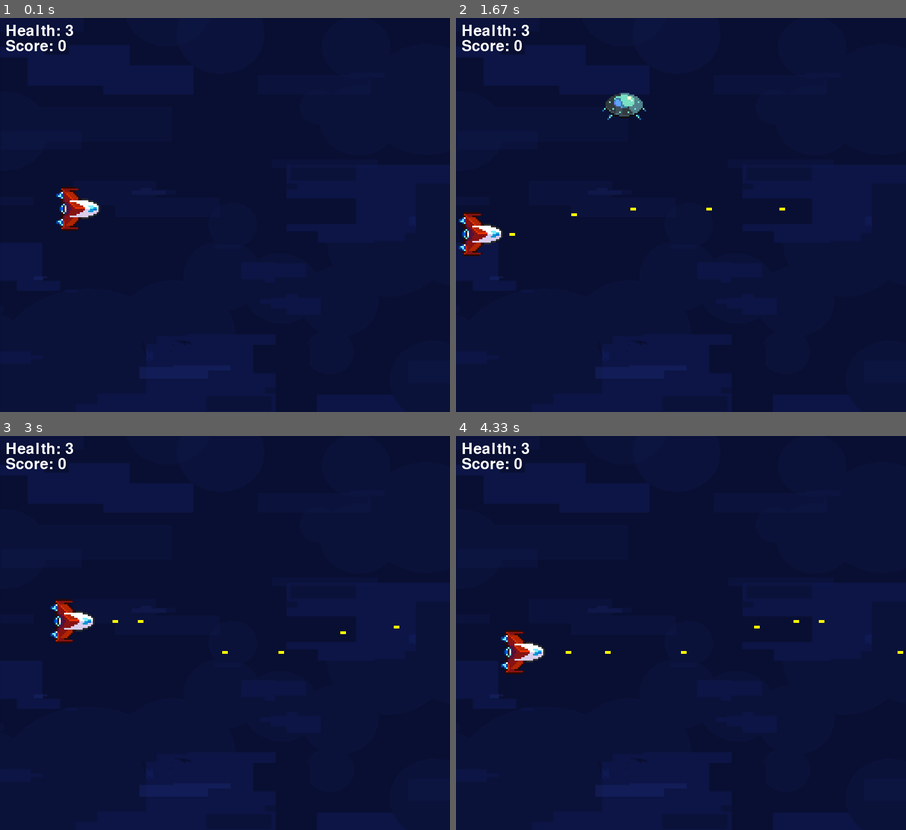
Above: before the commit, frames 1-4 (two rows, left to right).
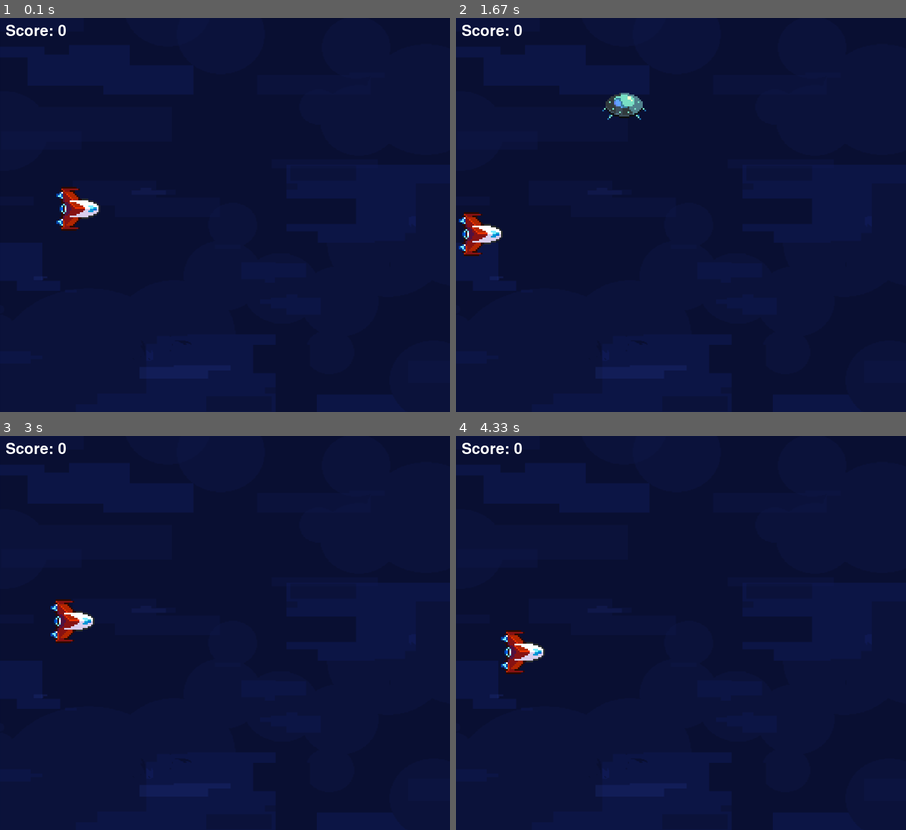
Above: after the commit, the same moments.

Repository: sillymax/pygame-tutorial
Game: pygame game, started from main.py
Two runs of this game, one before a commit and one after it. Both use one fixed random seed, a clock stepped at 60 frames per second and the inputs below.
Inputs:
- Up to frame 1 (0.1 s): no input
- Up to frame 2 (1.67 s): tap Space at 0.33, 0.73, 1.03, 1.3, 1.63 s; hold A 0.67-1.2 s; hold S 1.23-1.53 s; hold A from 1.57 s (still down)
- Up to frame 3 (3 s): tap Space at 1.93, 2.07, 2.47, 2.77 s; release A at 1.97 s; hold W 2-2.37 s; hold D from 2.4 s (still down)
- Up to frame 4 (4.33 s): release D at 3.03 s; hold S 3.07-3.43 s; tap Space at 3.13, 3.53, 3.83, 4.03 s; hold A 3.47-3.93 s; hold D from 3.97 s (still down)

The runs differ from the first frame. In frame 1, 0.4% of the frame differs, in the area x 1-17%, y 1-9%; in frame 2, 0.5%; in frame 3, 0.5%; in frame 4, 0.5%, in the area x 1-100%, y 1-56%.

Commit message:
Fixed pc

Diff:
--- a/main.py
+++ b/main.py
@@ -6,7 +6,7 @@
 
 # Player's health, score
 # __BONUS__
-health = 3
+# health = 3
 score = 0
 
 # Screen dimensions
@@ -17,7 +17,9 @@
 
 # Colors
 WHITE = (255, 255, 255)
+BLACK = (0, 0, 0)
 YELLOW = (255, 255, 0)
+RED = (255, 0, 0)
 
 # Game constants
 FPS = 30  # frame rate
@@ -46,8 +48,8 @@
 
 # Bullets and enemies
 # __BONUS__
-last_bullet_time = 0
-yellow_bullets = []
+# last_bullet_time = 0
+# yellow_bullets = []
 enemies_list = []
 
 
@@ -63,8 +65,8 @@
 	# __BONUS__
 	# draw every bullet in the yellow_bullets list using
 	# pygame.draw.rect to draw a rectangle
-	for bullet in yellow_bullets:
-		pygame.draw.rect(WIN, YELLOW, bullet)
+	# for bullet in yellow_bullets:
+	# 	pygame.draw.rect(WIN, YELLOW, bullet)
 
 	# draw every enemy in the enemies list
 	for enemy in enemies_list:
@@ -74,8 +76,8 @@
 	# show the health and score on the screen.
 	# we use blit which stands for "block transfer", which is a
 	# function that draws one surface onto another.
-	health_text = FONT.render("Health: " + str(health), 1, WHITE)
-	WIN.blit(health_text, (10, 10))
+	# health_text = FONT.render("Health: " + str(health), 1, WHITE)
+	# WIN.blit(health_text, (10, 10))
 
 	# score is placed below health, with a gap of 10.
 	# we do this by getting the health text's height and adding
@@ -83,37 +85,36 @@
 	score_text = FONT.render("Score: " + str(score), 1, WHITE)
 	# put score below health, do this by adding the height of the
 	# health text to the score text's height (from above)
-	# WIN.blit(score_text, (10, 10))
-	# __BONUS__
-	WIN.blit(score_text, (10, health_text.get_height() + 10))
+	WIN.blit(score_text, (10, 10))
+	# __BONUS__
+	# WIN.blit(score_text, (10, health_text.get_height() + 10))
 
 	# updates the displaed screen
 	pygame.display.update()
 
-
 # __BONUS__
 # shoot bullets by adding bullets to yellow_bullets list
 # red shoot can be defined the same way but with diff buttons
-def player_shoot():
-	global last_bullet_time
-
-	# get pressed keys
-	keys_pressed = pygame.key.get_pressed()
-	if keys_pressed[pygame.K_SPACE]:  # shoot if space is pressed
-		current_time = pygame.time.get_ticks()
-		# get_ticks returns the number of milliseconds since pygame.init()
-		# check if the bullet cooldown is passed
-		# current_time - last_bullet_time = "time passed since last shot"
-		# check if the time passed is greater than the bullet cooldown (in milliseconds)
-		if current_time - last_bullet_time > BULLET_COOLDOWN:
-			# spawn the bullet at the right of the yellow spaceship
-			# and update the last_bullet_time to the current time
-			# we get the corrdinate by:
-			#     right of yellow spaceship = yellow.x + yellow.width
-			#     middle height of yellow spaceship = yellow.y + yellow.height // 2
-			bullet = pygame.Rect(player.x + player.width, player.y + player.height // 2 - 2, 10, 5)
-			yellow_bullets.append(bullet)
-			last_bullet_time = current_time
+# def player_shoot():
+# 	global last_bullet_time
+
+# 	# get pressed keys
+# 	keys_pressed = pygame.key.get_pressed()
+# 	if keys_pressed[pygame.K_SPACE]:  # shoot if space is pressed
+# 		current_time = pygame.time.get_ticks()
+# 		# get_ticks returns the number of milliseconds since pygame.init()
+# 		# check if the bullet cooldown is passed
+# 		# current_time - last_bullet_time = "time passed since last shot"
+# 		# check if the time passed is greater than the bullet cooldown (in milliseconds)
+# 		if current_time - last_bullet_time > BULLET_COOLDOWN:
+# 			# spawn the bullet at the right of the yellow spaceship
+# 			# and update the last_bullet_time to the current time
+# 			# we get the corrdinate by:
+# 			#     right of yellow spaceship = yellow.x + yellow.width
+# 			#     middle height of yellow spaceship = yellow.y + yellow.height // 2
+# 			bullet = pygame.Rect(player.x + player.width, player.y + player.height // 2 - 2, 10, 5)
+# 			yellow_bullets.append(bullet)
+# 			last_bullet_time = current_time
 
 
 # randomly spawn red enemies (can change to another player)
@@ -169,13 +170,13 @@
 	global yellow_bullets, enemies_list
 
 	# __BONUS__
-	for bullet in yellow_bullets:  # go through all bullets
-		bullet.x += BULLET_VEL  # move them to the right
-
-		# remove the bullet if it goes out of bounds
-		# we do this by comparing the bullet's x position to the right wall (WIDTH)
-		if bullet.x > WIDTH:
-			yellow_bullets.remove(bullet)
+	# for bullet in yellow_bullets:  # go through all bullets
+	# 	bullet.x += BULLET_VEL  # move them to the right
+
+	# 	# remove the bullet if it goes out of bounds
+	# 	# we do this by comparing the bullet's x position to the right wall (WIDTH)
+	# 	if bullet.x > WIDTH:
+	# 		yellow_bullets.remove(bullet)
 
 	for enemy in enemies_list:  # go through all enemies
 		enemy.x -= ENEMY_VEL  # move them to the left
@@ -187,8 +188,6 @@
 
 # collision detection, including removal of enemies and detecting bullet hit
 def check_collisions():
-	# __BONUS__
-	global health, yellow_bullets, enemies_list, score
 	global enemies_list
 
 	# go through all enemies and bullets
@@ -197,48 +196,48 @@
 	for enemy in enemies_list:
 		if player.colliderect(enemy):  # if player collides with the enemy
 			# __BONUS__
-			health -= 1
-			enemies_list.remove(enemy)
+			# health -= 1
+			# enemies_list.remove(enemy)
 			exit()
 
 	# __BONUS__
+	# global health, yellow_bullets, enemies_list, score
 	# if bullet hits the enemy, remove the enemy and bullet, and increase score
-	for bullet in yellow_bullets:
-		for enemy in enemies_list:
-			if bullet.colliderect(enemy):
-				yellow_bullets.remove(bullet)
-				enemies_list.remove(enemy)
-				score += 1
-				break
-
+	# for bullet in yellow_bullets:
+	# 	for enemy in enemies_list:
+	# 		if bullet.colliderect(enemy):
+	# 			yellow_bullets.remove(bullet)
+	# 			enemies_list.remove(enemy)
+	# 			score += 1
+	# 			break
 
 # __BONUS__
 # ending screen that shows up after the game ends
-def ending_screen():
-	global running
-
-	# display ending message
-	ending_text = FONT.render("YOU DIED!", 1, WHITE)
-	WIN.blit(ending_text, (WIDTH // 2 - ending_text.get_width() // 2, HEIGHT // 2 - ending_text.get_height() // 2))
-	# score is displayed below the ending message
-	score_text = FONT.render("Score: " + str(score), 1, WHITE)
-	WIN.blit(score_text, (
-		WIDTH // 2 - score_text.get_width() // 2, HEIGHT // 2 - score_text.get_height() // 2 + ending_text.get_height()))
-
-	# here, display is updated to show the ending text
-	# after that we no longer need to update so its outside of the main loop
-	pygame.display.update()
-
-	# main loop for ending screen
-	while running:
-		for event in pygame.event.get():
-			if event.type == pygame.QUIT:
-				running = False
-				pygame.quit()
-
-		pygame.time.delay(100)
-
-	pygame.quit()
+# def ending_screen():
+# 	global running
+
+# 	# display ending message
+# 	ending_text = FONT.render("YOU DIED!", 1, WHITE)
+# 	WIN.blit(ending_text, (WIDTH // 2 - ending_text.get_width() // 2, HEIGHT // 2 - ending_text.get_height() // 2))
+# 	# score is displayed below the ending message
+# 	score_text = FONT.render("Score: " + str(score), 1, WHITE)
+# 	WIN.blit(score_text, (
+# 	WIDTH // 2 - score_text.get_width() // 2, HEIGHT // 2 - score_text.get_height() // 2 + ending_text.get_height()))
+
+# 	# here, display is updated to show the ending text
+# 	# after that we no longer need to update so its outside of the main loop
+# 	pygame.display.update()
+
+# 	# main loop for ending screen
+# 	while running:
+# 		for event in pygame.event.get():
+# 			if event.type == pygame.QUIT:
+# 				running = False
+# 				pygame.quit()
+
+# 		pygame.time.delay(100)
+
+# 	pygame.quit()
 
 
 def main():
@@ -258,7 +257,7 @@
 				running = False
 				break
 		# __BONUS__
-		player_shoot()  # BONUS
+		# player_shoot()  # BONUS
 		spawn_enemies()  # 3rd
 		check_collisions()  # 5th
 		move_everything()  # 4th
@@ -267,14 +266,13 @@
 
 		# __BONUS__
 		# if health is 0, we end the game
-		if health <= 0:
-			break
-
-	# __BONUS__
-	ending_screen()  # last thing to add
+		# if health <= 0:
+		#     break
+
+	# __BONUS__
+	# ending_screen()  # last thing to add
 	pygame.quit()
 
 
 if __name__ == "__main__":
-	print(PLAYER_IMAGE.get_rect().width, PLAYER_IMAGE.get_rect().height)
 	main()
